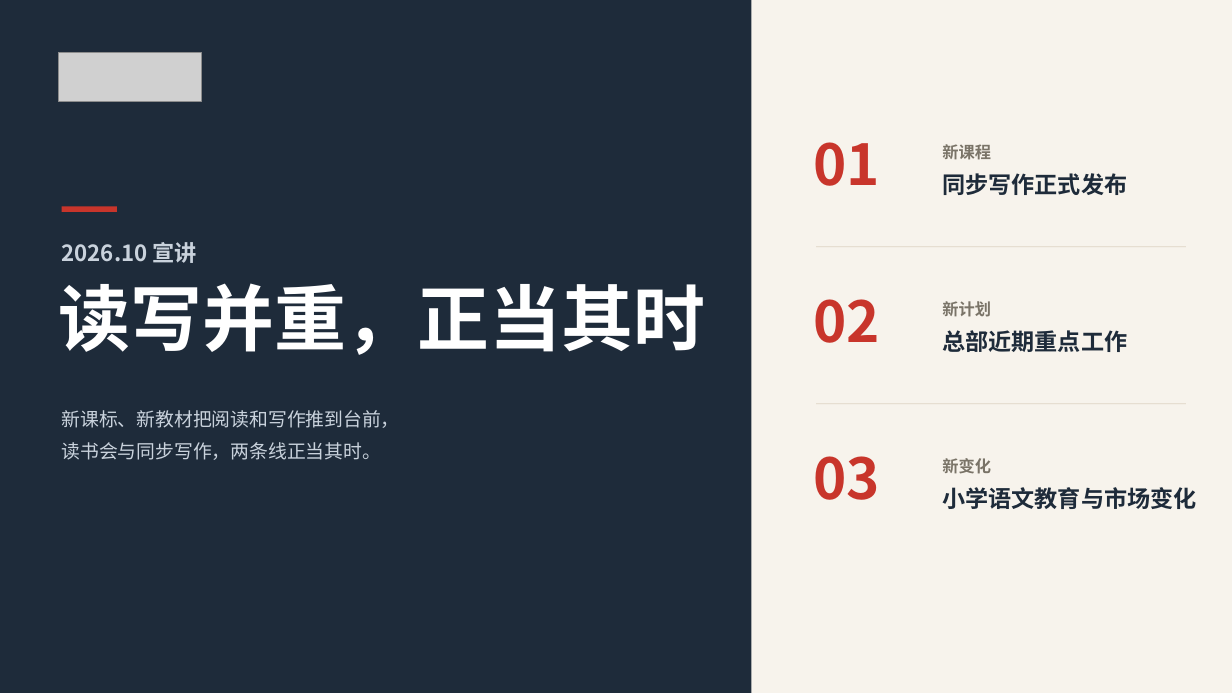
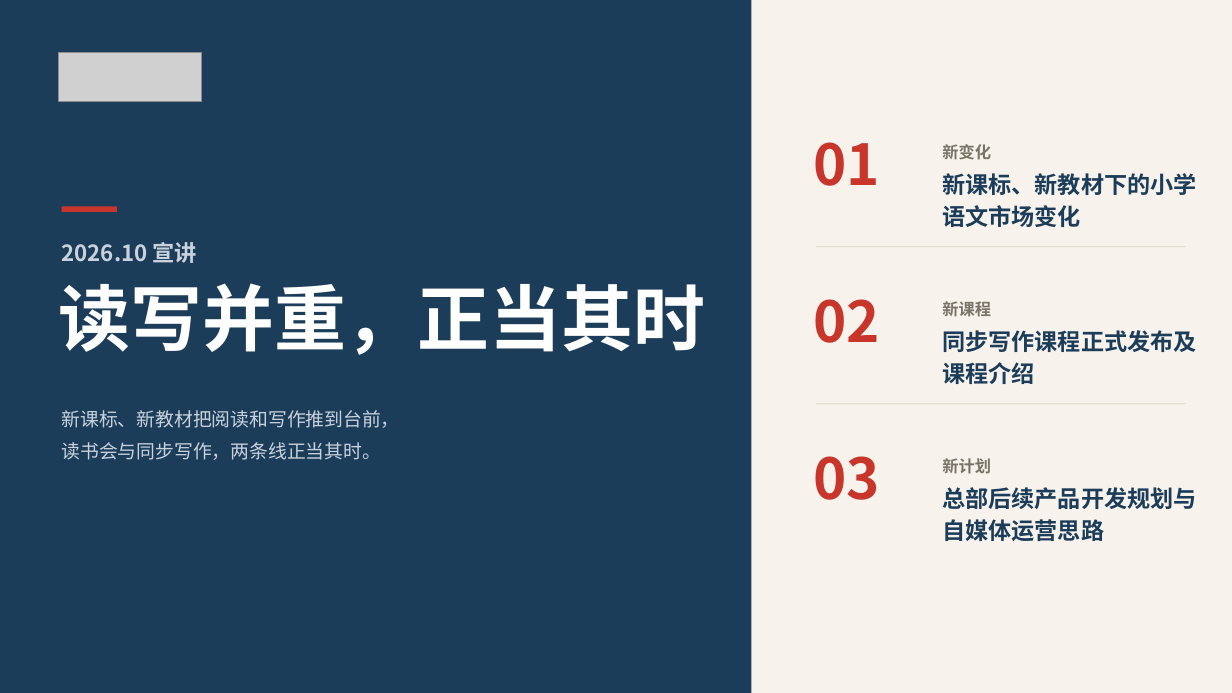
Before and after one commit to wuwenjia6498/laojohn-lesson-plan, a slide deck: slide 1 of 写作课相关宣传文件/国庆后宣讲/1-国庆后宣讲-主宣讲.pptx. Drawn at 1232x693 pixels with LibreOffice and Linux fonts; fonts in the diff are those of the drawing; grey boxes stand for pictures. Boxes give left, top, right and bottom in pixels: in the first picture for what was removed or moved away, otherwise in the second. Text is boxed around its words. In the diff, an @@ line names an element or a change of style, - is before the commit and + after.

```diff
--- a/写作课相关宣传文件/国庆后宣讲/1-国庆后宣讲-主宣讲.pptx
+++ b/写作课相关宣传文件/国庆后宣讲/1-国庆后宣讲-主宣讲.pptx
@@ rectangle at [0, 0, 752, 693]: fill #1E2B3A to #1C3D5A @@
@@ text at [942, 144, 991, 160]: text changed @@
-新课程
+新变化
@@ text at [942, 173, 1196, 227]: text changed; text colour #1E2B3A to #1C3D5A @@
-同步写作正式发布
+新课标、新教材下的小学语文市场变化
@@ text at [942, 301, 991, 316]: text changed @@
-新计划
+新课程
@@ text at [942, 330, 1196, 384]: text changed; text colour #1E2B3A to #1C3D5A @@
-总部近期重点工作
+同步写作课程正式发布及课程介绍
@@ text at [942, 458, 991, 474]: text changed @@
-新变化
+新计划
@@ text at [942, 487, 1196, 541]: text changed; text colour #1E2B3A to #1C3D5A @@
-小学语文教育与市场变化
+总部后续产品开发规划与自媒体运营思路
```
Also in this commit, not shown: 20 other slides changed, 4 slides added, 1 slide removed, 3 other files.
